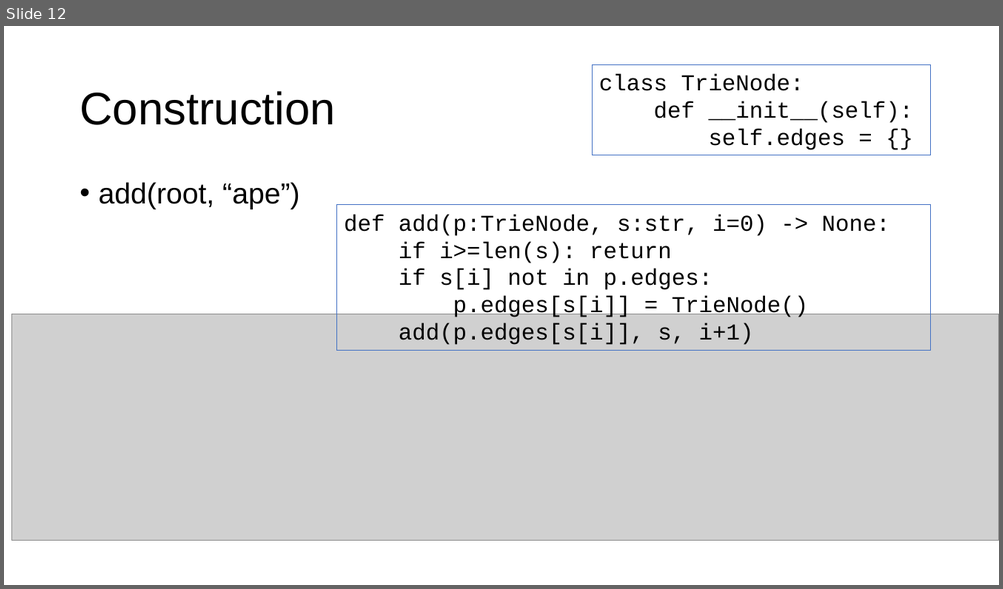
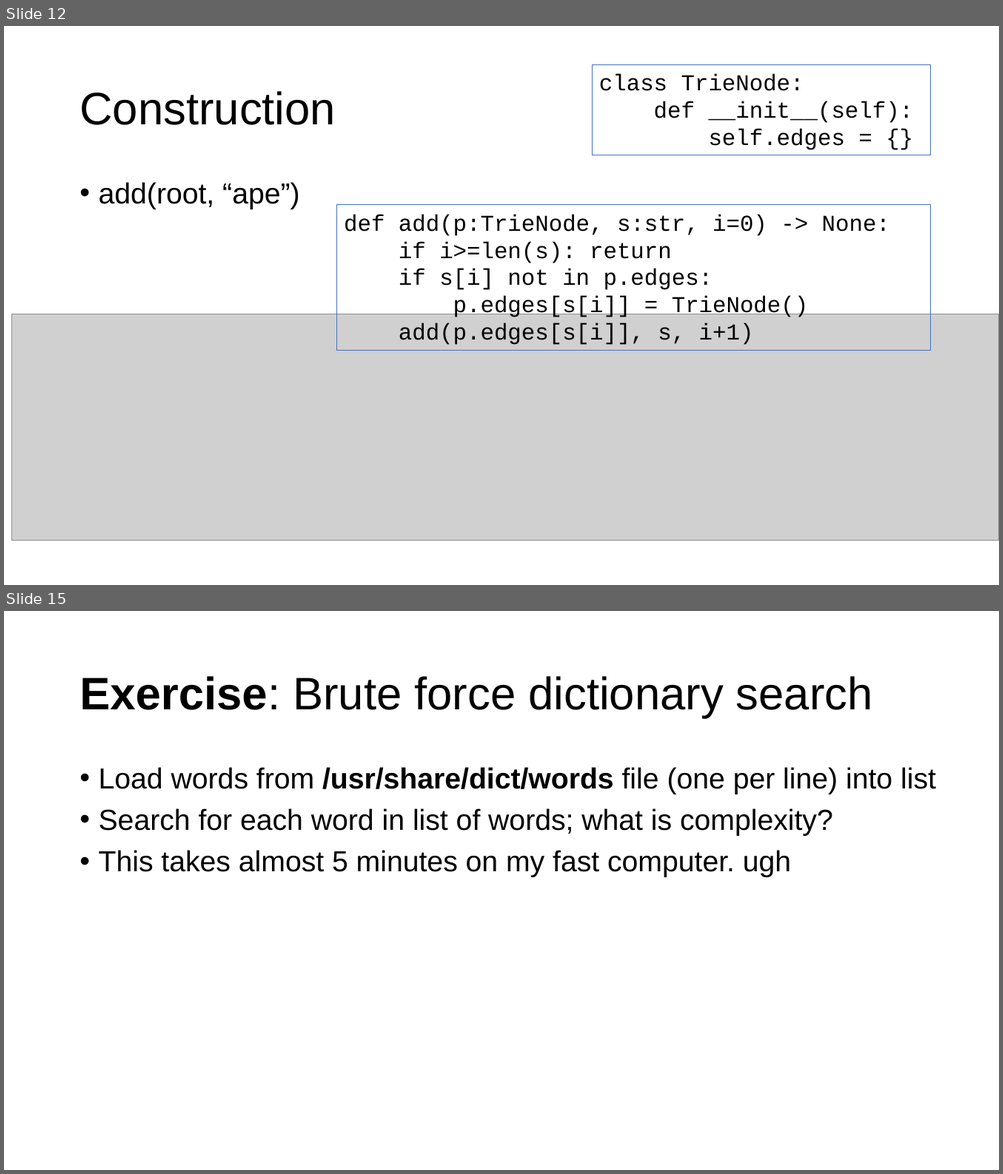
Before and after one commit to parrt/msds689, a slide deck: notes/searching.pptx. Shown one above the other, each under a label of ours: slide 12 before the commit, slides 12 and 15 after it; the slides between them are not shown. The pictures are 1003x589 and 1003x1174 pixels, drawn with LibreOffice and Linux fonts; fonts in the diff are those of the drawing; grey boxes stand for pictures; background and template pictures are left out. Boxes give left, top, right and bottom in pixels: in the first picture for what was removed or moved away, otherwise in the second. Text is boxed around its words. In the diff, an @@ line names an element or a change of style, - is before the commit and + after.

```diff
--- a/notes/searching.pptx
+++ b/notes/searching.pptx
@@ slide 15 added at box(4, 611, 999, 1170), background #FFFFFF @@
@@ title added at box(79, 676, 873, 718), 44 pt, text #000000 @@
+Exercise: Brute force dictionary search
@@ text added at box(99, 767, 936, 877), 28 pt, text #000000 @@
+• Load words from /usr/share/dict/words file (one per line) into list
+• Search for each word in list of words; what is complexity?
+• This takes almost 5 minutes on my fast computer. ugh
```
Also in this commit, not shown: 2 slides changed, 5 other slides added, 4 other files.
